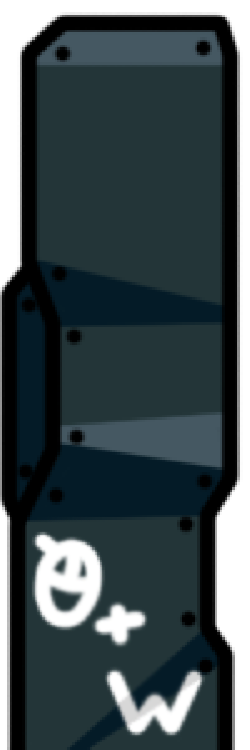
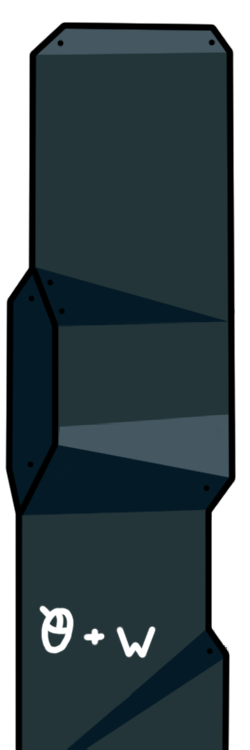
The second (250, 750) image is a revision of the first. Changes to its layers:
painted on "Linework" over [0,12,243,750]
painted on "Color" over [2,20,240,750]
